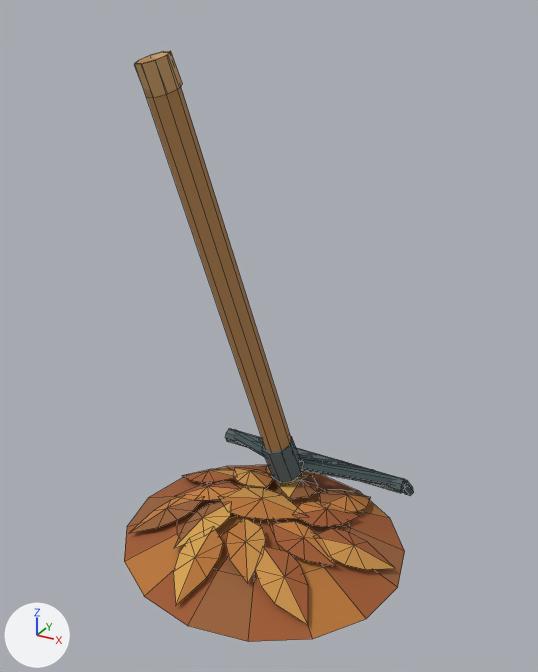
An edit to the Blender file assets/game-assets/LeafRake.blend, drawn before and after from the same camera.
Both versions are drawn from a 50 mm lens placed at (0.685, -1.214, 1.122), pointed at (0.014, 0.005, 0.513). Arrows for +X, +Y and +Z are at lower left; the lights stay in place. The first picture is the older version. Mesh edges are drawn as thin lines.

The first picture shows 'LeafRake_Arrangement'.
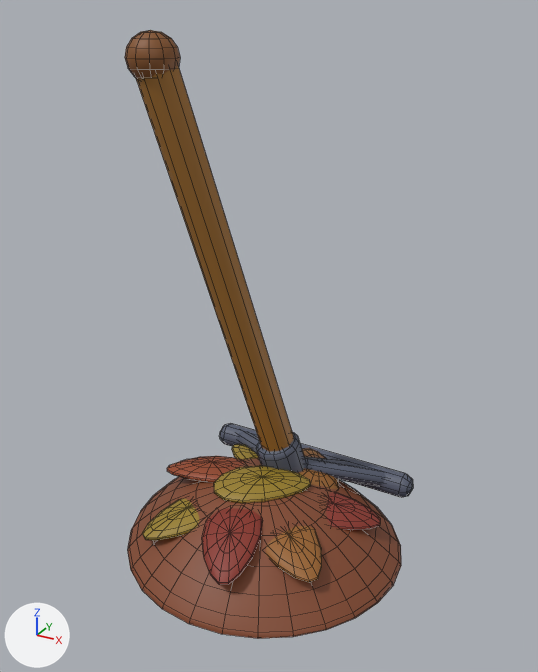
Where the change shows, as pixel boxes [x1, y1, x2, y2] in the pictures (538 x 672 px):
'LeafRake_Arrangement', reshaped, modifiers changed: before [124, 51, 414, 642]; after [125, 30, 413, 639]
part 1 of me_leafrake_arrangement, added (brown): after [125, 30, 180, 79]
part 2 of me_leafrake_arrangement, rebuilt: before [124, 465, 405, 642]; after [127, 458, 401, 639]
part 3 of me_leafrake_arrangement, rebuilt: before [135, 57, 291, 452]; after [135, 66, 294, 452]
part 4 of me_leafrake_arrangement, rebuilt: before [262, 436, 302, 483]; after [256, 432, 305, 473]
part 5 of me_leafrake_arrangement, rebuilt (7% wider, 15% taller): before [226, 429, 406, 493]; after [220, 423, 413, 497]
part 6 of me_leafrake_arrangement, rebuilt: before [301, 460, 405, 487]; after [304, 458, 386, 486]
part 7 of me_leafrake_arrangement, rebuilt (not visible afterwards): before [299, 453, 313, 458]
part 8 of me_leafrake_arrangement, rebuilt (mostly hidden): before [300, 457, 339, 464]; after [304, 456, 348, 465]
part 9 of me_leafrake_arrangement, rebuilt: before [234, 432, 264, 457]; after [237, 431, 259, 454]
part 10 of me_leafrake_arrangement, added (yellow): after [214, 466, 310, 504]
part 11 of me_leafrake_arrangement, added (red): after [326, 492, 380, 531]
part 12 of me_leafrake_arrangement, added (brown): after [298, 448, 339, 490]
part 13 of me_leafrake_arrangement, added: after [232, 444, 258, 459]
part 14 of me_leafrake_arrangement, added (brown): after [167, 456, 245, 483]
part 15 of me_leafrake_arrangement, added (yellow): after [142, 498, 200, 540]
part 16 of me_leafrake_arrangement, added (red): after [202, 508, 262, 585]
part 17 of me_leafrake_arrangement, added (brown): after [266, 526, 322, 583]
part 18 of me_leafrake_arrangement, deleted: before [134, 51, 414, 501]
part 19 of me_leafrake_arrangement, deleted (orange): before [130, 458, 395, 625]

The change, as a diff of the scene's bpy script:
```diff
--- a/assets/game-assets/LeafRake.blend.py
+++ b/assets/game-assets/LeafRake.blend.py
@@ me_leafrake_arrangement @@
-me_leafrake_arrangement.from_pydata(...)  # 415 vertices, 305 faces; spans x -0.328..0.328, y -0.303..0.33, z 0.0..1.056
+me_leafrake_arrangement.from_pydata(...)  # 1365 vertices, 1507 faces; spans x -0.317..0.319, y -0.3..0.326, z 0.0..1.089
+# me_leafrake_arrangement part 1: a new loose piece, a UV sphere (12 segments, 8 rings, poles along z) spanning x -0.203..-0.107, y -0.153..-0.057, z 1.001..1.089, in mat_material_leafrake_palette
+# me_leafrake_arrangement part 2: the loose piece of 48 vertices spanning x -0.328..0.328, y -0.303..0.303, z 0.0..0.086 is rebuilt with 225 vertices and now spans x -0.317..0.319, y -0.3..0.291, z 0.0..0.157
+# me_leafrake_arrangement part 3: the loose piece of 16 vertices spanning x -0.187..0.032, y -0.136..0.136, z 0.141..1.054 is rebuilt with 42 vertices and now spans x -0.193..0.038, y -0.144..0.144, z 0.117..1.078
+# me_leafrake_arrangement part 4: the loose piece of 16 vertices spanning x -0.049..0.043, y 0.053..0.15, z 0.108..0.217 is rebuilt with 72 vertices and now spans x -0.061..0.055, y 0.042..0.161, z 0.09..0.225
+# me_leafrake_arrangement part 5: the loose piece of 16 vertices spanning x -0.245..0.245, y 0.235..0.271, z 0.055..0.091 is rebuilt with 42 vertices and now spans x -0.271..0.271, y 0.223..0.283, z 0.046..0.104
+# me_leafrake_arrangement part 6: the loose piece of 12 vertices spanning x 0.031..0.247, y 0.11..0.277, z 0.06..0.155 is rebuilt with 42 vertices and now spans x 0.027..0.242, y 0.107..0.326, z 0.014..0.159
+# me_leafrake_arrangement part 7: the loose piece of 12 vertices spanning x -0.013..0.013, y 0.115..0.272, z 0.06..0.155 is rebuilt with 42 vertices and now spans x -0.02..0.02, y 0.109..0.326, z 0.014..0.158
+# me_leafrake_arrangement part 8: the loose piece of 12 vertices spanning x 0.001..0.091, y 0.113..0.274, z 0.06..0.155 is rebuilt with 42 vertices and now spans x 0.004..0.129, y 0.108..0.325, z 0.014..0.159
+# me_leafrake_arrangement part 9: the loose piece of 12 vertices spanning x -0.247..-0.031, y 0.11..0.277, z 0.06..0.155 is rebuilt with 42 vertices and now spans x -0.242..-0.027, y 0.107..0.326, z 0.014..0.159
+# me_leafrake_arrangement part 10: a new loose piece of 86 vertices spanning x -0.098..0.093, y -0.084..0.073, z 0.136..0.171, in mat_material_leafrake_palette
+# me_leafrake_arrangement part 11: a new loose piece of 86 vertices spanning x 0.046..0.254, y -0.027..0.11, z 0.081..0.126, in mat_material_leafrake_palette
+# me_leafrake_arrangement part 12: a new loose piece of 86 vertices spanning x -0.007..0.131, y 0.044..0.247, z 0.092..0.149, in mat_material_leafrake_palette
+# me_leafrake_arrangement part 13: a new loose piece of 86 vertices spanning x -0.186..0.018, y 0.068..0.208, z 0.075..0.126, in mat_material_leafrake_palette
+# me_leafrake_arrangement part 14: a new loose piece of 86 vertices spanning x -0.251..-0.041, y -0.042..0.094, z 0.113..0.151, in mat_material_leafrake_palette
+# me_leafrake_arrangement part 15: a new loose piece of 86 vertices spanning x -0.193..-0.038, y -0.208..-0.017, z 0.075..0.122, in mat_material_leafrake_palette
+# me_leafrake_arrangement part 16: a new loose piece of 86 vertices spanning x -0.06..0.078, y -0.257..-0.054, z 0.087..0.143, in mat_material_leafrake_palette
+# me_leafrake_arrangement part 17: a new loose piece of 86 vertices spanning x 0.022..0.209, y -0.169..-0.009, z 0.083..0.126, in mat_material_leafrake_palette
+# me_leafrake_arrangement part 18: 9 loose pieces with 106 vertices, spanning x -0.293..0.253, y -0.138..0.33, z 0.007..1.056, are deleted
+# me_leafrake_arrangement part 19: 153 vertices removed from x -0.266..0.31, y -0.287..0.33, z 0.007..0.155
+# me_leafrake_arrangement part 20: the surface is now shaded smooth
+# other edits to the shape of me_leafrake_arrangement do not show in these pictures
 me_leafrake_arrangement.materials.append(mat_material_leafrake_palette)
@@ ob_leafrake_arrangement @@
 ob_leafrake_arrangement.location = (0.0, 0.0, 0.0)
+_m = ob_leafrake_arrangement.modifiers.new('Party Weighted Normal', 'WEIGHTED_NORMAL')
+_m.weight = 100
```
